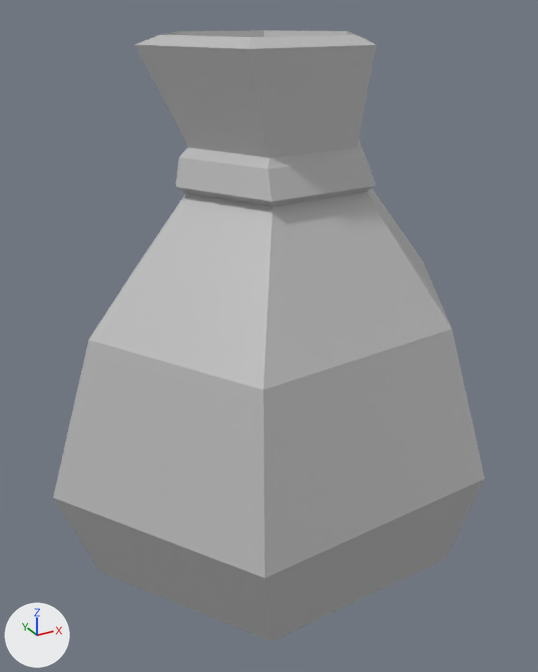
The FBX model Avarice/Assets/Mesh's/Props/sm_CoinPouch.fbx, before and after one commit.
Both versions are drawn from a 50 mm camera at (-0.138, -0.243, 0.162) aimed at (-0.006, -0.003, 0.042). The lights are fixed; the arrows at lower left show +X, +Y and +Z. Where no turn or scale is listed for an object, it has been applied to the vertices.

The first picture shows 'Mesh_CoinPouch'.
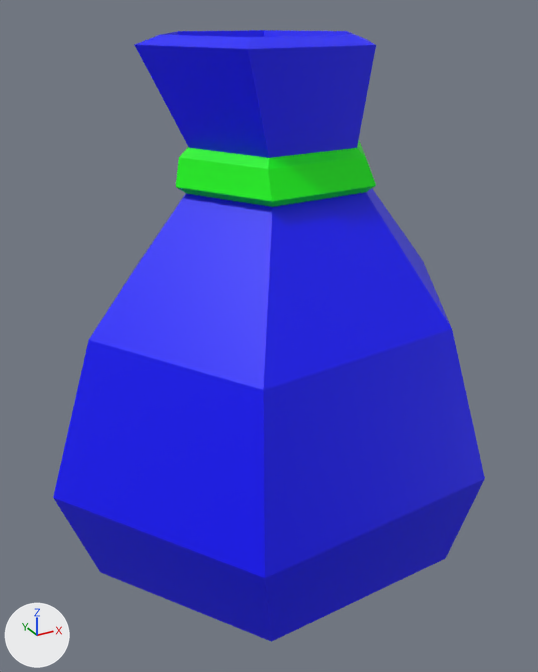
Patch to the scene script:
```diff
--- a/Avarice/Assets/Mesh's/Props/sm_CoinPouch.fbx.py
+++ b/Avarice/Assets/Mesh's/Props/sm_CoinPouch.fbx.py
@@ mat_wood @@
+mat_wood = principled_material('Wood')
+mat_wood.base_color = (0.0, 0.0, 1.0)  # blue #0000ff
@@ mat_metal @@
+mat_metal = principled_material('Metal')
+mat_metal.base_color = (0.0, 1.0, 0.0)  # green #00ff00
@@ me_mesh @@
 me_mesh.from_pydata(...)  # 68 vertices, 72 faces; spans x -0.099..0.093, y -0.085..0.078, z -0.068..0.154
 # used by ob_mesh_coinpouch; location = (0.0, 0.0, 0.0)
+# me_mesh part 1: 51 of the faces centred in x -0.069..0.064, y -0.076..0.072, z -0.065..0.153 switch from mat_lambert1 (grey #bcbcbc) to mat_wood (blue #0000ff)
+# me_mesh part 2: 18 of the faces centred in x -0.032..0.03, y -0.035..0.034, z 0.104..0.117 switch from mat_lambert1 (grey #bcbcbc) to mat_metal (green #00ff00)
```

Boxes [x1, y1, x2, y2] around the edits, measured in the pictures (538 x 672 px):
part 1 of me_mesh, recoloured (grey to blue)
    both: [53, 30, 485, 642]
part 2 of me_mesh, recoloured (grey to green)
    both: [176, 140, 376, 207]
